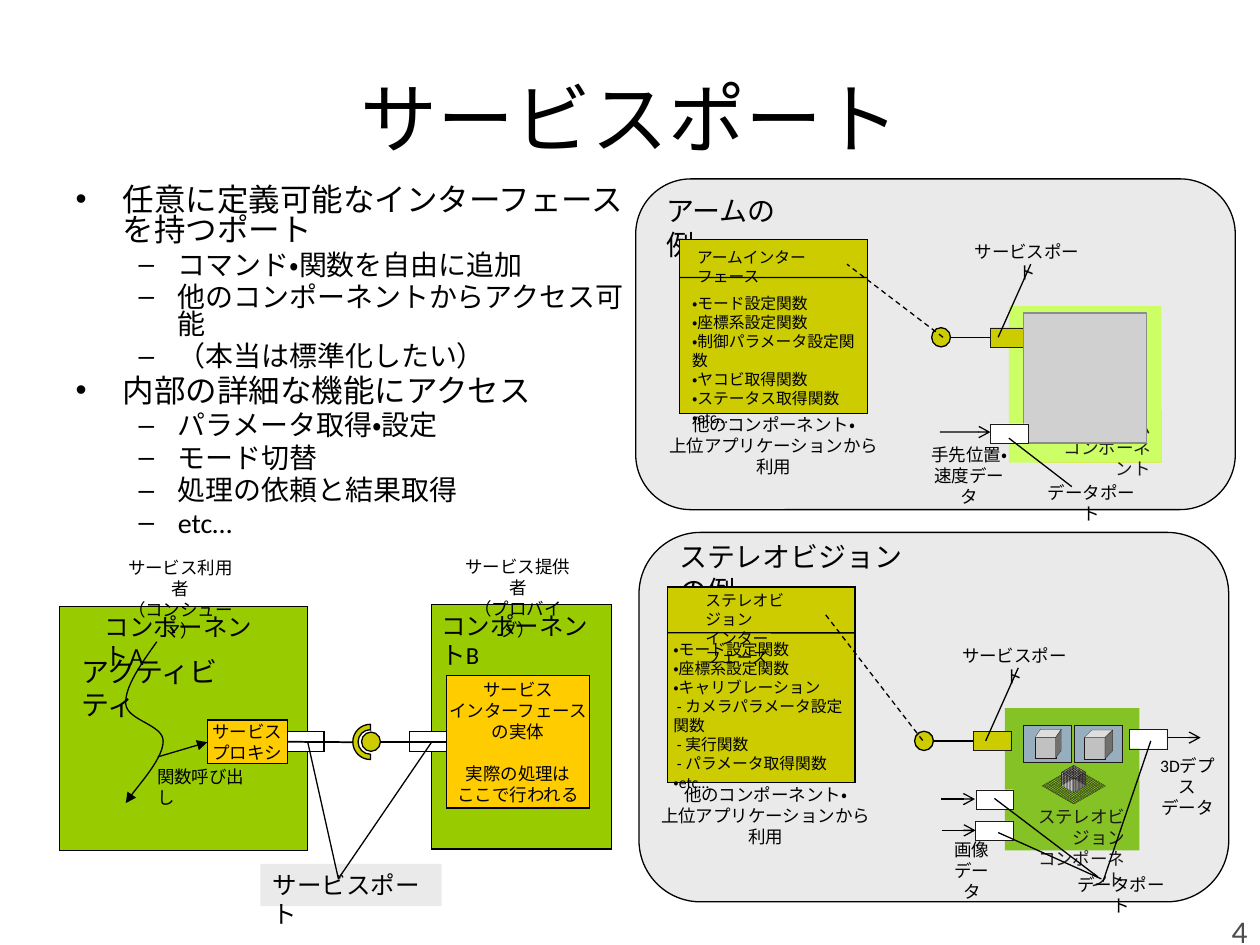
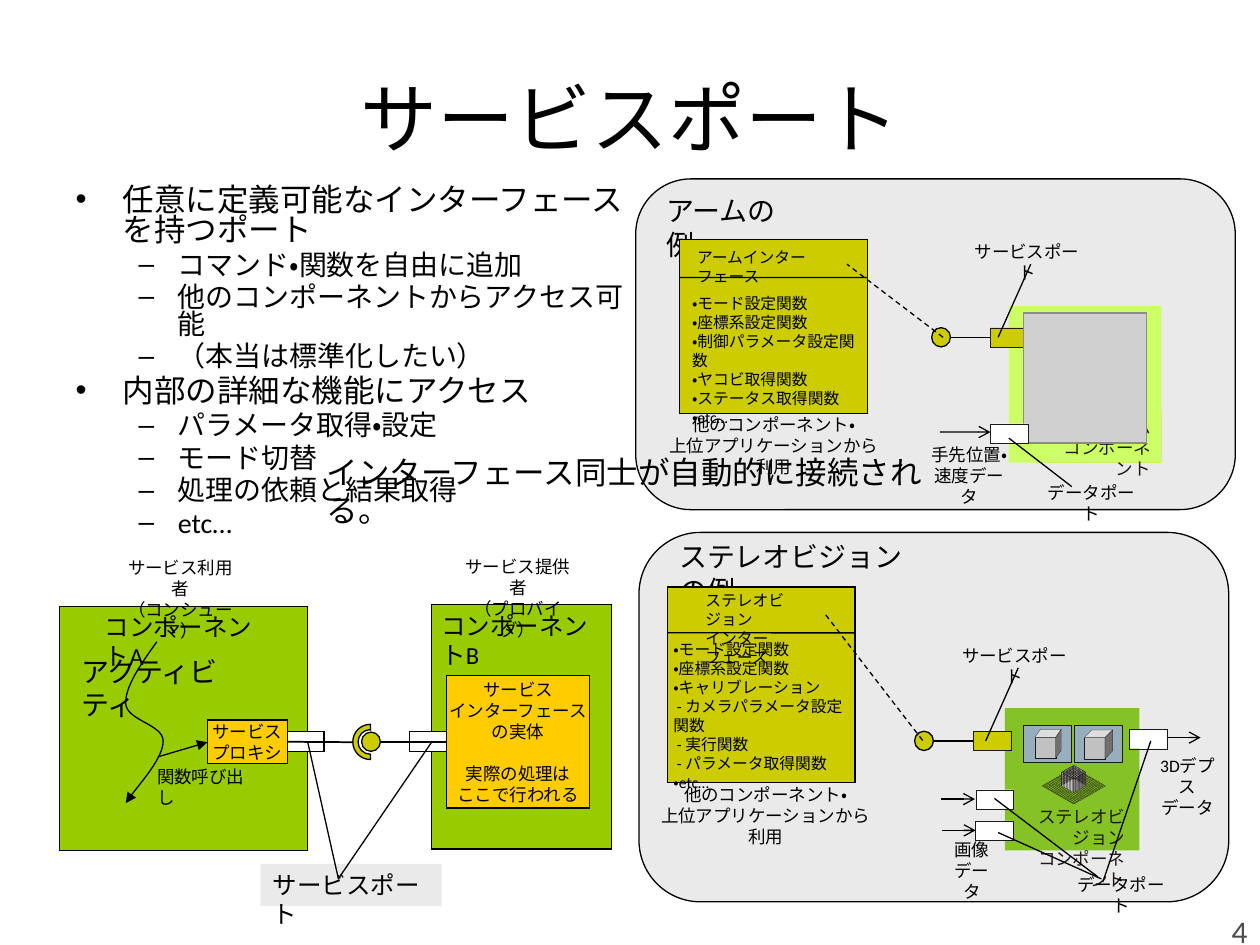
Before and after one commit to kkunita/openrtm.org, a slide deck: slide 4 of Documents/03_DevelopersGuide/01_Basic_RTC_Programming/03_ServciePort/ServicePort_Basic.pptx. Drawn at 1260x945 pixels with LibreOffice and Linux fonts; fonts in the diff are those of the drawing; grey boxes stand for pictures. Boxes give left, top, right and bottom in pixels: in the first picture for what was removed or moved away, otherwise in the second. Text is boxed around its words. In the diff, an @@ line names an element or a change of style, - is before the commit and + after.

```diff
--- a/Documents/03_DevelopersGuide/01_Basic_RTC_Programming/03_ServciePort/ServicePort_Basic.pptx
+++ b/Documents/03_DevelopersGuide/01_Basic_RTC_Programming/03_ServciePort/ServicePort_Basic.pptx
@@ text added at box(327, 452, 922, 493), 18 pt, text #000000 @@
+インターフェース同士が自動的に接続される。
```
Also in this commit, not shown: 3 other slides changed, 4 slides added, 4 slides removed, 15 other files.
